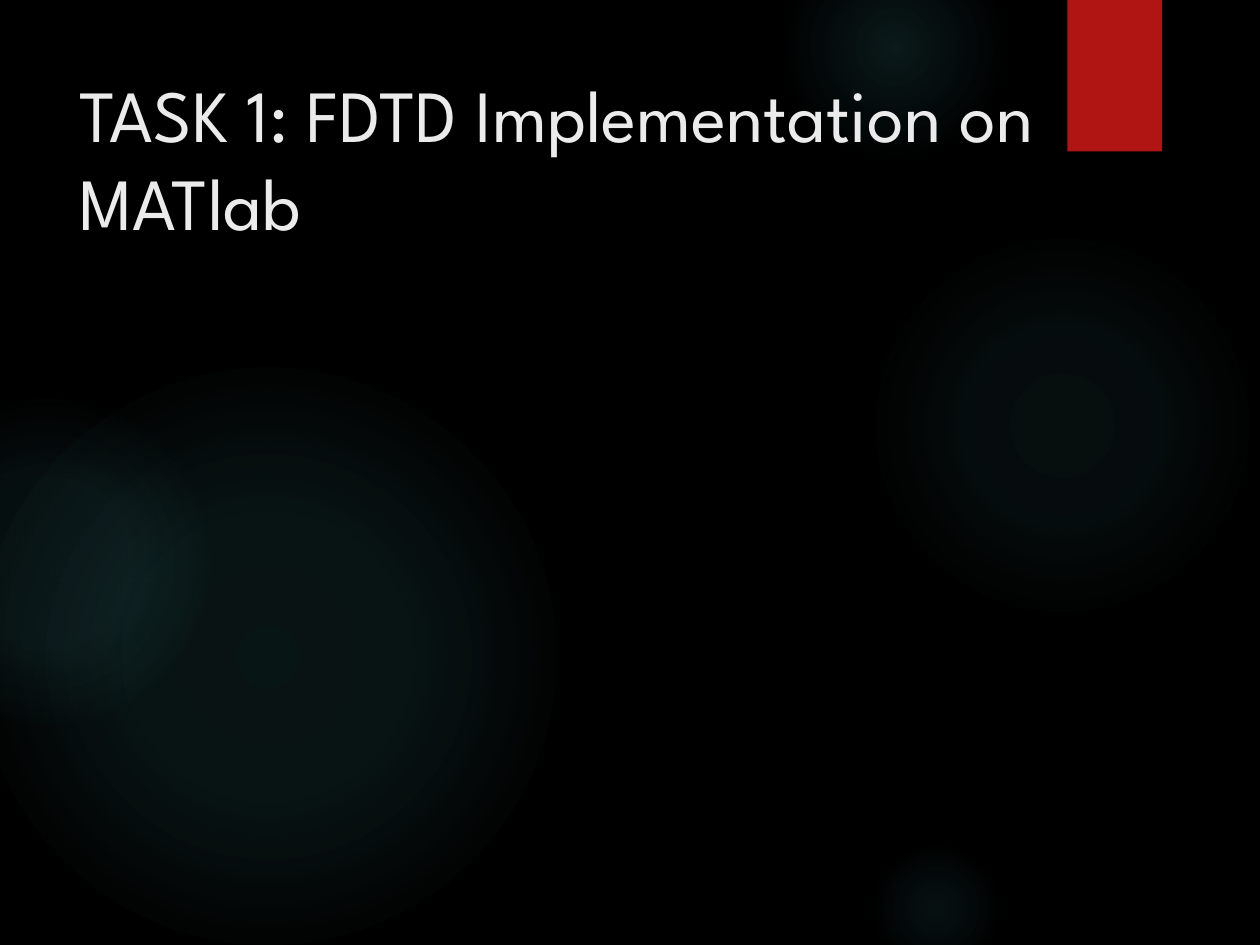
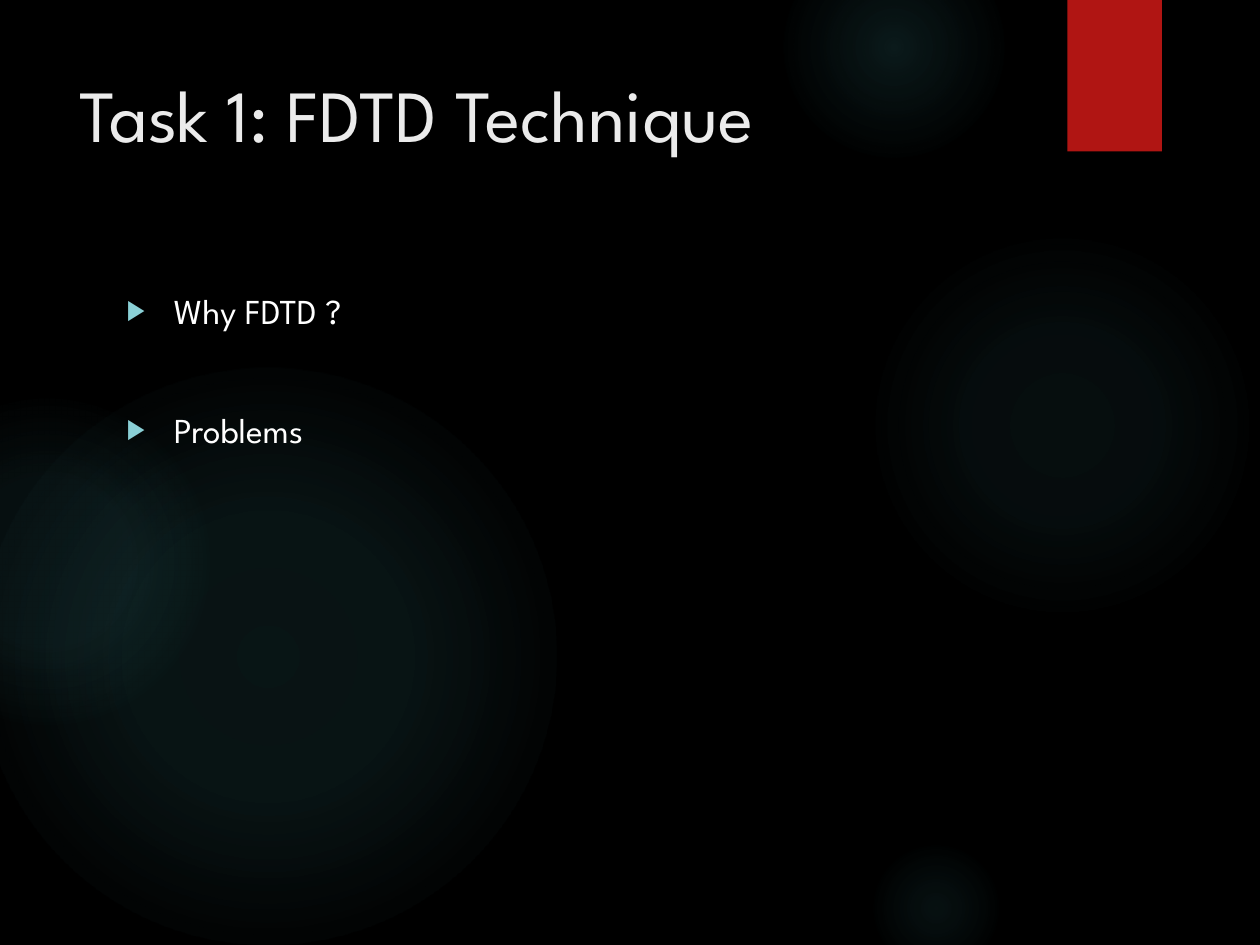
Before and after one commit to junaidnasir/gpu-em-nim, a slide deck: slide 6 of FYP_Defense_Presentation/FYP-1_presentation.pptx. Drawn at 1260x945 pixels with LibreOffice and Linux fonts; fonts in the diff are those of the drawing; background and template pictures are left out. Boxes give left, top, right and bottom in pixels: in the first picture for what was removed or moved away, otherwise in the second. Text is boxed around its words. In the diff, an @@ line names an element or a change of style, - is before the commit and + after.

```diff
--- a/FYP_Defense_Presentation/FYP-1_presentation.pptx
+++ b/FYP_Defense_Presentation/FYP-1_presentation.pptx
@@ title at (79, 91, 753, 158): text changed @@
-TASK 1: FDTD Implementation on MATlab
+Task 1: FDTD Technique
@@ text added at (174, 300, 317, 444), 20 pt, text #FFFFFF @@
+▶ Why FDTD ?
+▶ Problems
```
Also in this commit, not shown: 1 other slide changed, 6 slides added.
